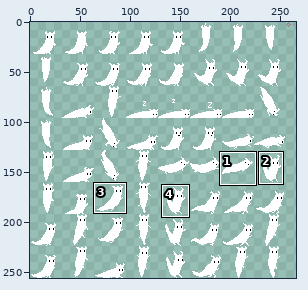
Two versions of one sprite sheet, main/data/sprites (testing only).png. Above: a wide view before the commit, with the close-up outlined.
Close-up. As it was:
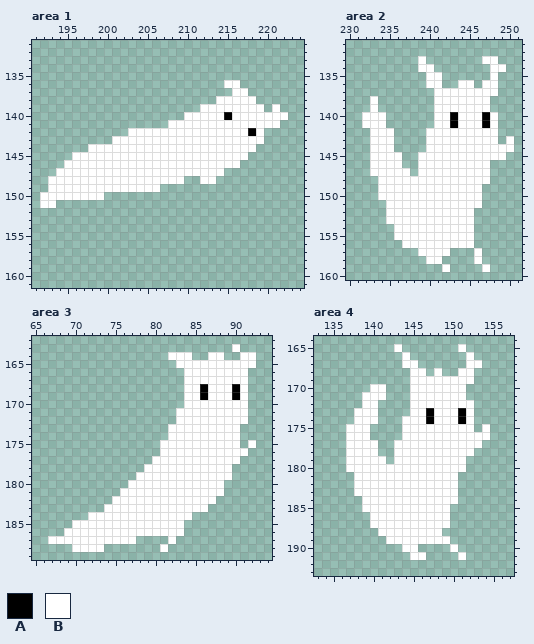
The file is 266x256 pixels. Shown: area 1: x 191..224, y 131..161; area 2: x 230..251, y 131..160; area 3: x 65..94, y 162..189; area 4: x 133..157, y 164..193. The commit also changed other parts of the picture, which this record leaves out.
Palette (. is transparent): A #000000  B #ffffff
Pixels before, area 1, first column x 192:
136 .......................BB......
137 ........................BB.....
138 ......................BBBBB....
139 ....................BBBBBBBB.B.
140 ..................BBBBBABBBBBBB
141 ................BBBBBBBBBBBBBB.
142 ...........BBBBBBBBBBBBBBBAB...
143 .........BBBBBBBBBBBBBBBBBBB...
144 ......BBBBBBBBBBBBBBBBBBBBB....
145 ....BBBBBBBBBBBBBBBBBBBBBB.....
146 ...BBBBBBBBBBBBBBBBBBBBBB......
147 ..BBBBBBBBBBBBBBBBBBBBB........
148 .BBBBBBBBBBBBBBBBB..BB.........
149 .BBBBBBBBBBBBBB................
150 BBBBBBBB.......................
151 BB.............................
Pixels before, area 2, first column x 232:
133 .......B.......BB..
134 .......BB.......BB.
135 ........BB......B..
136 ........BB..BB.BB..
137 .........BBBBBBBB..
138 .B.......BBBBBBB...
139 .B.......BBBBBBB...
140 BBB......BBABBBAB..
141 BBB......BBABBBAB..
142 .BBB....BBBBBBBBB..
143 .BBB....BBBBBBBBB.B
144 .BBB....BBBBBBBBBBB
145 .BBBB..BBBBBBBBBBB.
146 .BBBB..BBBBBBBBB...
147 .BBBBB.BBBBBBBBB...
148 ..BBBBBBBBBBBBBB...
149 ..BBBBBBBBBBBBB....
150 ..BBBBBBBBBBBBB....
151 ...BBBBBBBBBBBB....
152 ...BBBBBBBBBBB.....
153 ...BBBBBBBBBBB.....
154 ....BBBBBBBBBB.....
155 ....BBBBBBBBBB.....
156 .....BBBBBBBBB.....
157 .......BBBB...B....
158 ........BB....B....
159 ..........B....B...
Pixels before, area 3, first column x 67:
163 .......................B..
164 ...............BBB..BB..BB
165 ................BBBBBBBBBB
166 .................BBBBBBBB.
167 .................BBBBBBBB.
168 .................BBABBBAB.
169 .................BBABBBAB.
170 .................BBBBBBBB.
171 ................BBBBBBBBB.
172 ................BBBBBBBBB.
173 ...............BBBBBBBBB..
174 ...............BBBBBBBBB..
175 ..............BBBBBBBBBB.B
176 ..............BBBBBBBBBBB.
177 .............BBBBBBBBBBB..
178 ............BBBBBBBBBBB...
179 ...........BBBBBBBBBBBB...
180 ..........BBBBBBBBBBBB....
181 .........BBBBBBBBBBBBB....
182 ........BBBBBBBBBBBBB.....
183 .......BBBBBBBBBBBBB......
184 .....BBBBBBBBBBBBB........
185 ...BBBBBBBBBBBBBB.........
186 ..BBBBBBBBBBBBBBB.........
187 BBBBBBBBBBB....B..........
188 ...BBBB.......B...........
Pixels before, area 4, first column x 137:
165 ......B.......B...
166 .......B.......B..
167 .......BB......BB.
168 ........BB.B..BB..
169 ........BBBBBBBB..
170 ...BB...BBBBBBB...
171 ..BBB...BBBBBBB...
172 ..BB....BBBBBBBB..
173 .BBB....BBABBBAB..
174 .BBB...BBBABBBAB..
175 BBB....BBBBBBBBB.B
176 BBB....BBBBBBBBBBB
177 BBBB..BBBBBBBBBBB.
178 BBBB..BBBBBBBBBB..
179 BBBBB.BBBBBBBBB...
180 BBBBBBBBBBBBBBB...
181 .BBBBBBBBBBBBB....
182 .BBBBBBBBBBBBB....
183 .BBBBBBBBBBBBB....
184 ..BBBBBBBBBBBB....
185 ..BBBBBBBBBBB.....
186 ...BBBBBBBBBB.....
187 ...BBBBBBBBBB.....
188 ....BBBBBBBB......
189 .....BBBBBBBB.....
190 .......BB....B....
191 ........BB....B...
And afterwards:
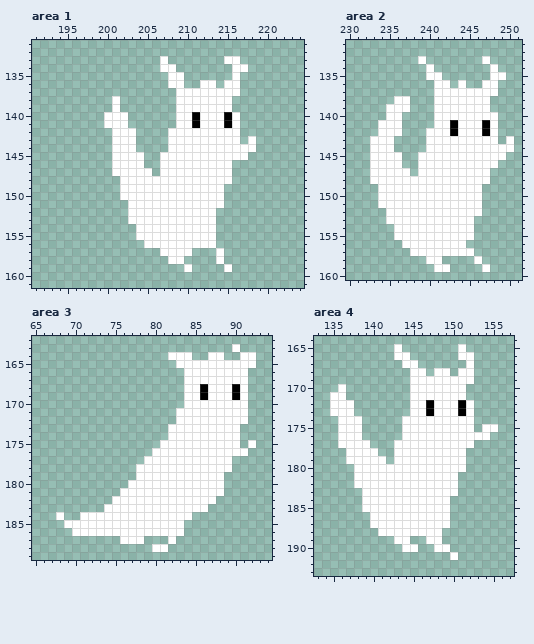
Diff:
Changed rows in their new state; - is an unchanged pixel.
Area 1:
first column x 192:
133 ---------------B-------BB------
134 ---------------BB-------BB-----
135 ----------------BB------B------
136 ----------------BB--BB---------
137 -----------------BBBBBBB-.-----
138 ---------B-------BBBBB--...----
139 ---------B-------BBB----....-.-
140 --------BBB------B-A-----......
141 --------BBB-----.--A---A-.....-
142 ---------BB-....---------...---
143 ------------....---------.-.---
144 ------...---....---------------
145 ----.....----..----------------
146 ---......----..---------.------
147 --.......-----.--------B-------
148 -.........--------BB--BB-------
149 -.........-----BBBBBBBB--------
150 ........--BBBBBBBBBBBBB--------
151 ..---------BBBBBBBBBBBB--------
152 -----------BBBBBBBBBBB---------
153 -----------BBBBBBBBBBB---------
154 ------------BBBBBBBBBB---------
155 ------------BBBBBBBBBB---------
156 -------------BBBBBBBBB---------
157 ---------------BBBB---B--------
158 ----------------BB----B--------
159 ------------------B----B-------
Area 2:
first column x 232:
133 ----------------.-
134 -------.---------.
135 -----------------B
136 --------.-B--.----
138 -.--BB------------
139 -.-BBB------------
140 ...BB------B---B--
141 ..-BB-------------
142 -.--B------A---A--
first column x 233:
146 ---------------B
148 B---------------
151 -B--------------
152 -------------B--
first column x 238:
156 -------.-
157 B----BBB.
159 ---B-----
Area 3:
first column x 78:
176 --B----------
177 -B----------.
178 B------------
179 -----------.-
first column x 67:
184 -B--B---------
185 --B-----------
186 --.-----------
187 .........--B--
188 ---....------B
Area 4:
first column x 135:
166 --------B-------B----
167 ------------------.--
168 --------------B------
170 -B---..--------------
171 BB--...--------------
172 BBB-..------A---A----
173 BBB...---------------
174 -BB-..------B---B----
175 -B--.---------------B
176 -B--.----------------
177 -B---.------------.--
178 -----------------.---
180 --.------------------
183 ---.-----------------
184 ---------------.-----
first column x 142:
189 .--..--.--
190 ------BB.-
191 ---..---B.
